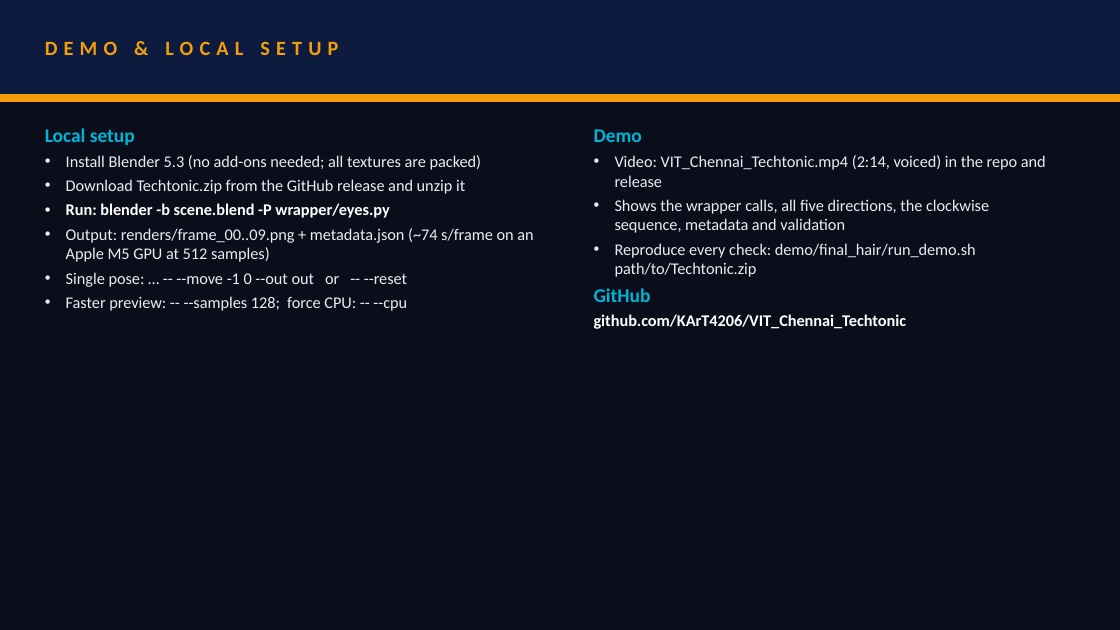
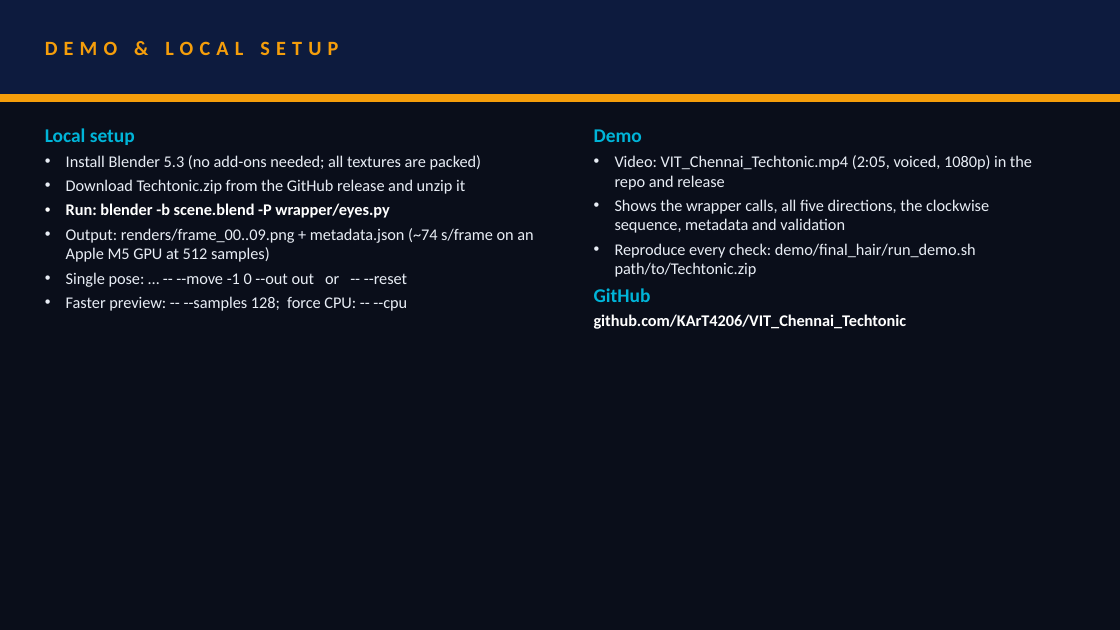
Before and after one commit to KArT4206/VIT_Chennai_Techtonic, a slide deck: slide 7 of submission/VIT_Chennai_Techtonic.pptx. Drawn at 1120x630 pixels with LibreOffice and Linux fonts; fonts in the diff are those of the drawing. Boxes give left, top, right and bottom in pixels: in the first picture for what was removed or moved away, otherwise in the second. Text is boxed around its words. In the diff, an @@ line names an element or a change of style, - is before the commit and + after.

Commit message:
Deck and PDF: full-face eye view, 2:05 video; manifest updated

```diff
--- a/submission/VIT_Chennai_Techtonic.pptx
+++ b/submission/VIT_Chennai_Techtonic.pptx
@@ text at (615, 155, 1032, 190): text changed @@
-• Video: VIT_Chennai_Techtonic.mp4 (2:14, voiced) in the repo and release
+• Video: VIT_Chennai_Techtonic.mp4 (2:05, voiced, 1080p) in the repo and release
```
Also in this commit, not shown: 2 other files.
